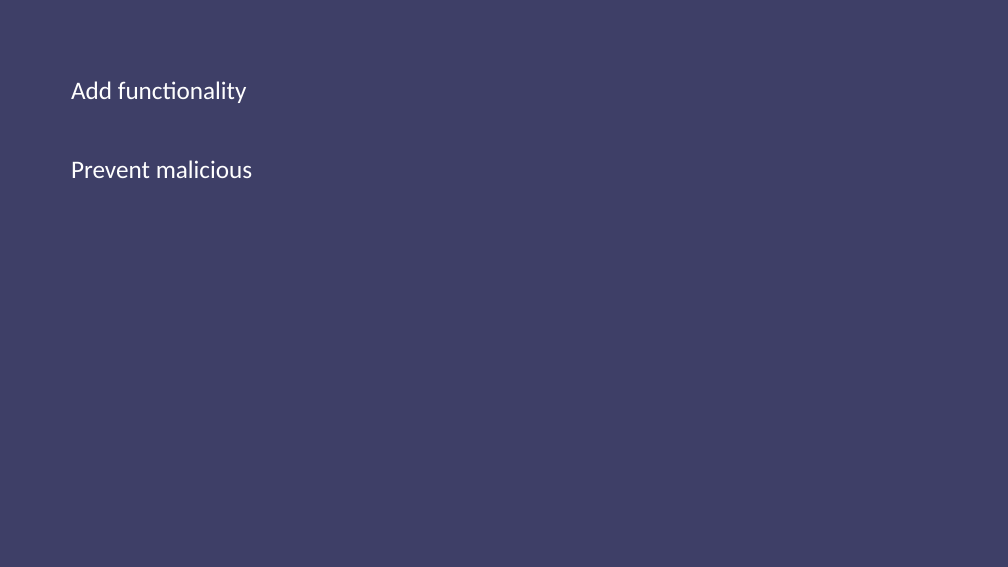
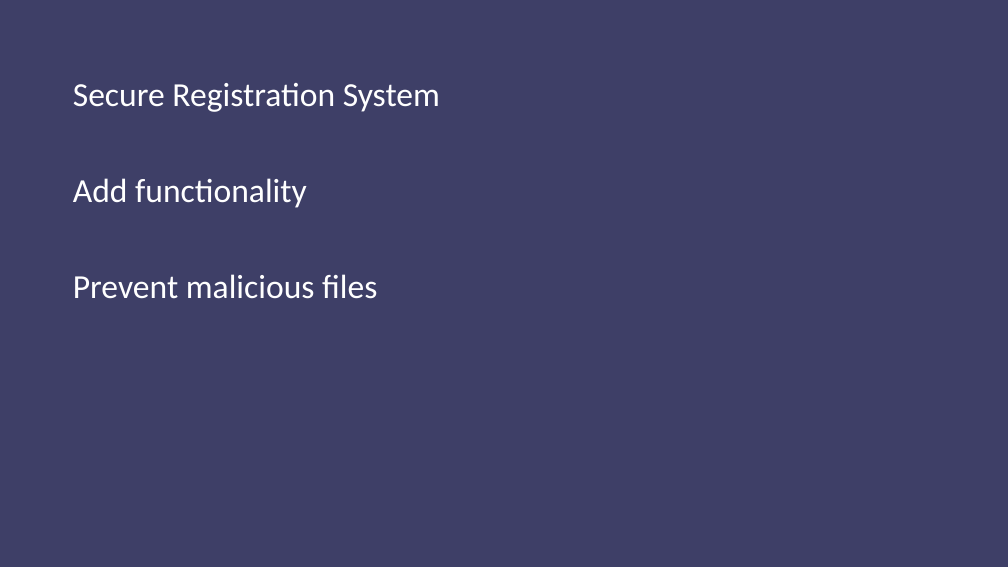
Before and after one commit to radityasurya/eFontys, a slide deck: slide 18 of Documentation/Final Presentation SePr.pptx. Drawn at 1008x567 pixels with LibreOffice and Linux fonts; fonts in the diff are those of the drawing. Boxes give left, top, right and bottom in pixels: in the first picture for what was removed or moved away, otherwise in the second. Text is boxed around its words. In the diff, an @@ line names an element or a change of style, - is before the commit and + after.

Commit message:
conclusion

```diff
--- a/Documentation/Final Presentation SePr.pptx
+++ b/Documentation/Final Presentation SePr.pptx
@@ text at bbox=[73, 83, 440, 112]: paragraph added @@
+  Secure Registration System
@@ text at bbox=[73, 178, 307, 208]: size 24 to 32 pt in "Add functionality" @@
@@ text at bbox=[73, 274, 377, 299]: text changed; size 24 to 32 pt @@
-  Prevent malicious
+  Prevent malicious files
```
